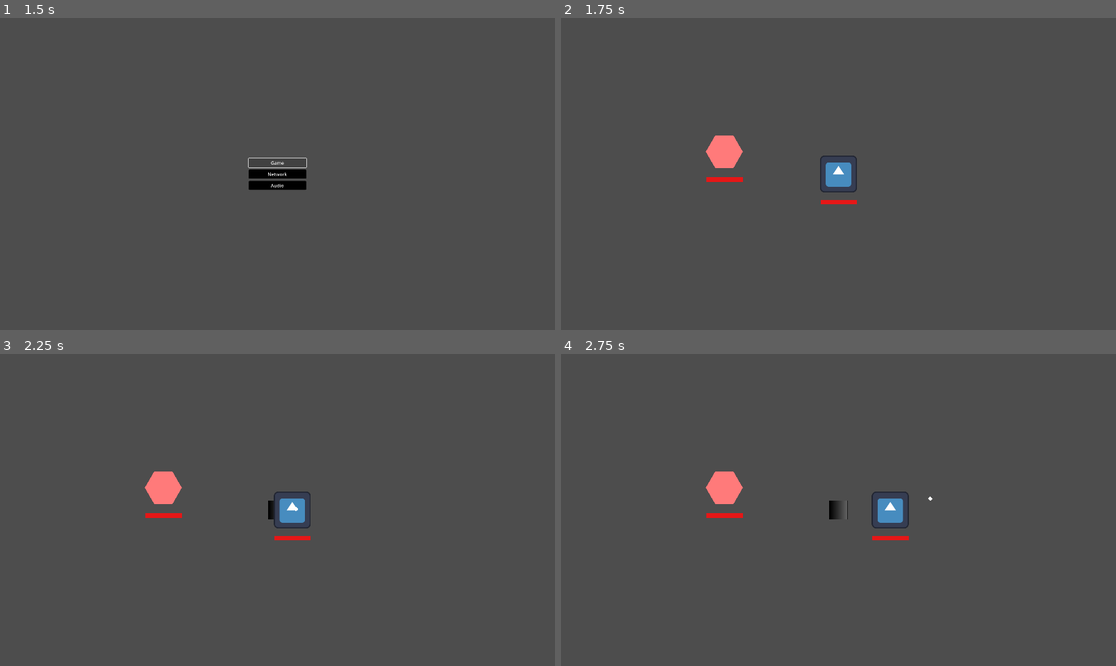
Above: before the commit, frames 1-4 (two rows, left to right).
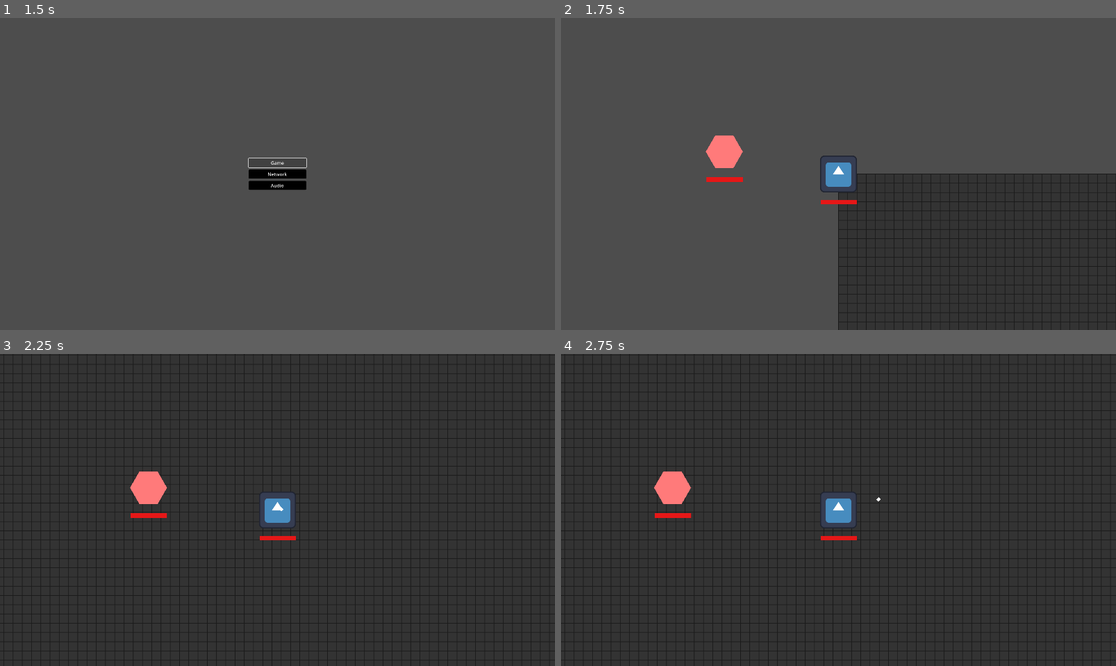
Above: after the commit, the same moments.

Repository: Hokome/Hako
Game: Godot game, scene res://test.tscn
The game is run twice, just before and just after one commit, with the same random seed, the same clock (stepped at 60 frames per second) and the same inputs. The engine's default icon, where the game draws it, is replaced by a stand-in: a white triangle on a blue panel in a dark square.
Inputs (mouse positions are in pixels of both pictures, inside the frame that each line leads up to):
- Up to frame 1 (1.5 s): click "Play" at 0.5 s; click "Game" at 1.25 s
- Up to frame 2 (1.75 s): no input
- Up to frame 3 (2.25 s): move the mouse to (399, 494) at 2.02 s; hold D (move_right) from 2.03 s (still down); tap E (interact) at 2.1 s; click (399, 494) at 2.17 s
- Up to frame 4 (2.75 s): keep holding D (move_right)

Frame 1 is identical in both runs. In frame 2, 25% of the frame differs, in the area x 49-100%, y 49-100%; in frame 3, 99%; in frame 4, 100%, in the area x 0-100%, y 0-100%.

Commit message:
Infinite background

Diff:
--- a/examples/game.tscn
+++ b/examples/game.tscn
@@ -1,6 +1,7 @@
-[gd_scene load_steps=32 format=3 uid="uid://b2gmj0sah4o26"]
-
-[ext_resource type="Script" uid="uid://bwqpi50ds2oim" path="res://util/infinite_sprite.gd" id="1_3lwlx"]
+[gd_scene load_steps=31 format=3 uid="uid://b2gmj0sah4o26"]
+
+[ext_resource type="Script" uid="uid://bwqpi50ds2oim" path="res://util/infinite_background.gd" id="1_bkewa"]
+[ext_resource type="Texture2D" uid="uid://7g7yrnlijy1j" path="res://util/cell.png" id="1_q4smb"]
 [ext_resource type="Texture2D" uid="uid://w8ua1ikhwwp0" path="res://icon.svg" id="2_3d44o"]
 [ext_resource type="Script" uid="uid://71s8d86le6b8" path="res://examples/example_player.gd" id="2_e0lww"]
 [ext_resource type="Script" uid="uid://dpr2lg8us3hgo" path="res://modifier/pipe_value.gd" id="2_ecbbh"]
@@ -16,13 +17,6 @@
 [ext_resource type="Script" uid="uid://tgluy2w7hqf2" path="res://util/auto_poly.gd" id="11_bkewa"]
 [ext_resource type="Script" uid="uid://bijvscduwfj8u" path="res://entity/entity_2d.gd" id="14_m8fja"]
 
-[sub_resource type="Gradient" id="Gradient_8bvmi"]
-colors = PackedColorArray(0, 0, 0, 1, 0.39308554, 0.3930855, 0.39308548, 1)
-
-[sub_resource type="GradientTexture2D" id="GradientTexture2D_e0lww"]
-gradient = SubResource("Gradient_8bvmi")
-repeat = 1
-
 [sub_resource type="Resource" id="Resource_nbgvb"]
 script = ExtResource("2_ecbbh")
 base_float = 256.0
@@ -89,14 +83,6 @@
 metadata/_custom_type_script = "uid://b3qeoxa1xgyb7"
 
 [node name="game" type="Node2D"]
-
-[node name="camera_2d" type="Camera2D" parent="."]
-
-[node name="infinite_sprite" type="Sprite2D" parent="camera_2d"]
-texture_repeat = 2
-texture = SubResource("GradientTexture2D_e0lww")
-script = ExtResource("1_3lwlx")
-metadata/_custom_type_script = "uid://bwqpi50ds2oim"
 
 [node name="player_2d" type="CharacterBody2D" parent="."]
 collision_layer = 2
@@ -150,6 +136,15 @@
 cooldown = SubResource("Resource_603il")
 metadata/_custom_type_script = "uid://bb6ac0ps0a8ia"
 
+[node name="camera_2d" type="Camera2D" parent="player_2d"]
+
+[node name="infinite_background" type="TextureRect" parent="player_2d/camera_2d"]
+offset_right = 40.0
+offset_bottom = 40.0
+texture = ExtResource("1_q4smb")
+script = ExtResource("1_bkewa")
+metadata/_custom_type_script = "uid://bwqpi50ds2oim"
+
 [node name="entity_2d" type="CharacterBody2D" parent="."]
 position = Vector2(-395, -77)
 collision_layer = 4
--- /dev/null
+++ b/util/infinite_background.gd
@@ -0,0 +1,28 @@
+extends TextureRect
+class_name InfiniteBackground
+
+@export var camera: Camera2D
+var zoom := Vector2.ZERO
+
+func _ready() -> void:
+	z_index = -255
+	stretch_mode = TextureRect.STRETCH_TILE
+	if !camera:
+		camera = get_parent() as Camera2D
+	get_window().size_changed.connect(refresh)
+	refresh()
+
+func _process(_delta: float) -> void:
+	if not camera: return
+	if zoom != camera.zoom:
+		refresh()
+	var texsize := texture.get_size()
+	position.x = -fposmod(camera.global_position.x, texsize.x)
+	position.y = -fposmod(camera.global_position.y, texsize.y)
+	position -= size * 0.5
+
+func refresh() -> void:
+	zoom = camera.zoom
+
+	var s = Vector2(get_window().size) / zoom
+	size = s * 2
--- a/util/infinite_sprite.gd
+++ /dev/null
@@ -1,11 +0,0 @@
-extends Sprite2D
-class_name InfiniteSprite
-
-@export var camera: Camera2D
-
-func _ready() -> void:
-	if !camera:
-		camera = get_parent() as Camera2D
-
-func _process(_delta: float) -> void:
-	if not camera: return
Binary file added: util/cell.png
Not shown, added: util/cell.png.import
Renamed: util/infinite_sprite.gd.uid -> util/infinite_background.gd.uid
